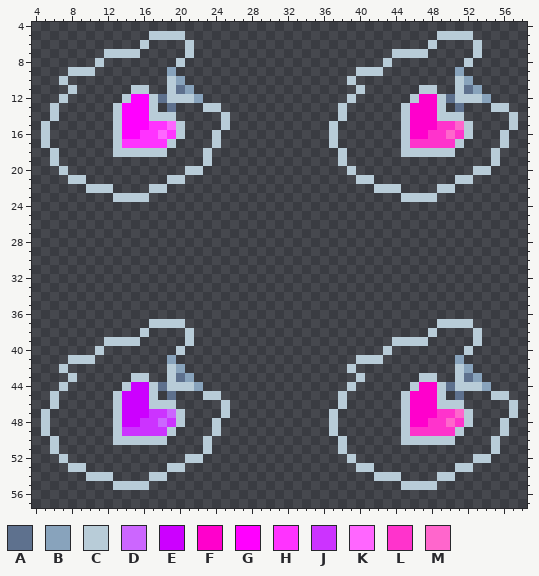
Edited in one commit: pixel-art sprite (Resources/Textures/White/Fluff/HSKveez/hope.rsi/icon.png). The first picture shows the starting point.
The file is 64x64 pixels. Shown: x 4..58, y 4..57.
Palette (. is transparent): A #5e718e  B #88a3bc  C #b8ccd8  D #cc66ff  E #cc00ff  F #ff00cc  G #ff00ff  H #ff33ff  J #cc33ff  K #ff66ff  L #ff33cc  M #ff66cc
The same view after the edit:
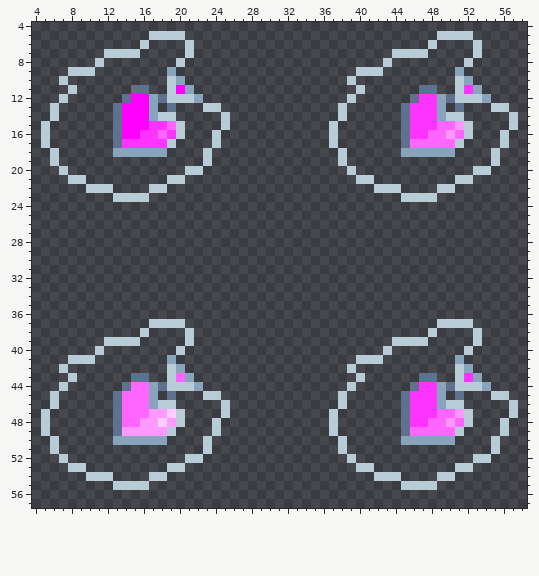
The exact change:
@@ palette @@
-D #cc66ff
+D #ffccff
-J #cc33ff
+J #ff99ff
@@ x 4..58 @@
 10 ...C...........CB..................C...........CB......
-11 ....C......CC..CAB..................C......CC..CAB.....
-12 ...C......CGGCACCCB................C......CFFCACCCB....
-13 ..C......CGGGC.A...CC.............C......CFFFC.A...CC..
-14 ..C......CGGGCCC.....C............C......CFFFCCC.....C.
-15 .C.......CGGGHHKC....C...........C.......CFFFLLMC....C.
-16 .C.......CGGHHKHC...C............C.......CFFLLMLC...C..
-17 .C.......CHHHHHC....C............C.......CLLLLLC....C..
-18 ..C......CCCCCC....C..............C......CCCCCC....C...
+11 ....C......AA..CGB..................C......AA..CHB.....
+12 ...C......AGGBACCCB................C......AHHBACCCB....
+13 ..C......AGGGB.A...CC.............C......AHHHB.A...CC..
+14 ..C......AGGGBCC.....C............C......AHHHBCC.....C.
+15 .C.......AGGGHHKC....C...........C.......AHHHKKJC....C.
+16 .C.......AGGHHKHC...C............C.......AHHKKJKC...C..
+17 .C.......AHHHHHC....C............C.......AKKKKKC....C..
+18 ..C......BBBBBB....C..............C......BBBBBB....C...
 19 ..C................C..............C................C...
@@ x 4..58 @@
 42 ...C...........CB..................C...........CB......
-43 ....C......CC..CAB..................C......CC..CAB.....
-44 ...C......CEECACCCB................C......CFFCACCCB....
-45 ..C......CEEEC.A...CC.............C......CFFFC.A...CC..
-46 ..C......CEEECCC.....C............C......CFFFCCC.....C.
-47 .C.......CEEEJJDC....C...........C.......CFFFLLMC....C.
-48 .C.......CEEJJDJC...C............C.......CFFLLMLC...C..
-49 .C.......CJJJJJC....C............C.......CLLLLLC....C..
-50 ..C......CCCCCC....C..............C......CCCCCC....C...
+43 ....C......AA..CKB..................C......AA..CHB.....
+44 ...C......AKKBACCCB................C......AHHBACCCB....
+45 ..C......AKKKB.A...CC.............C......AHHHB.A...CC..
+46 ..C......AKKKBCC.....C............C......AHHHBCC.....C.
+47 .C.......AKKKJJDC....C...........C.......AHHHKKJC....C.
+48 .C.......AKKJJDJC...C............C.......AHHKKJKC...C..
+49 .C.......AJJJJJC....C............C.......AKKKKKC....C..
+50 ..C......BBBBBB....C..............C......BBBBBB....C...
 51 ..C................C..............C................C...
